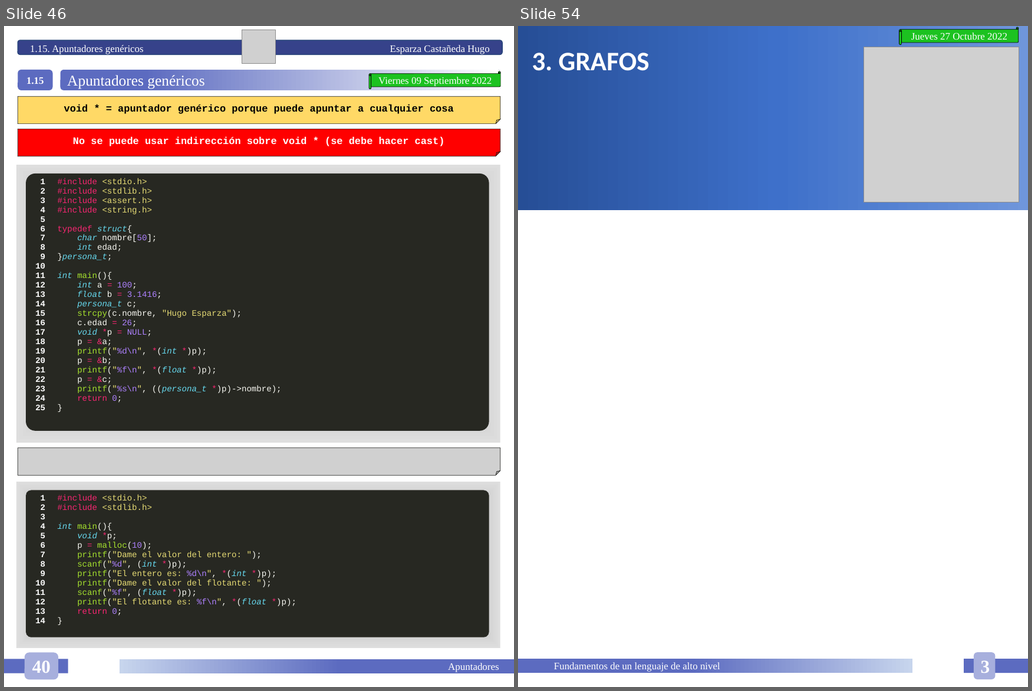
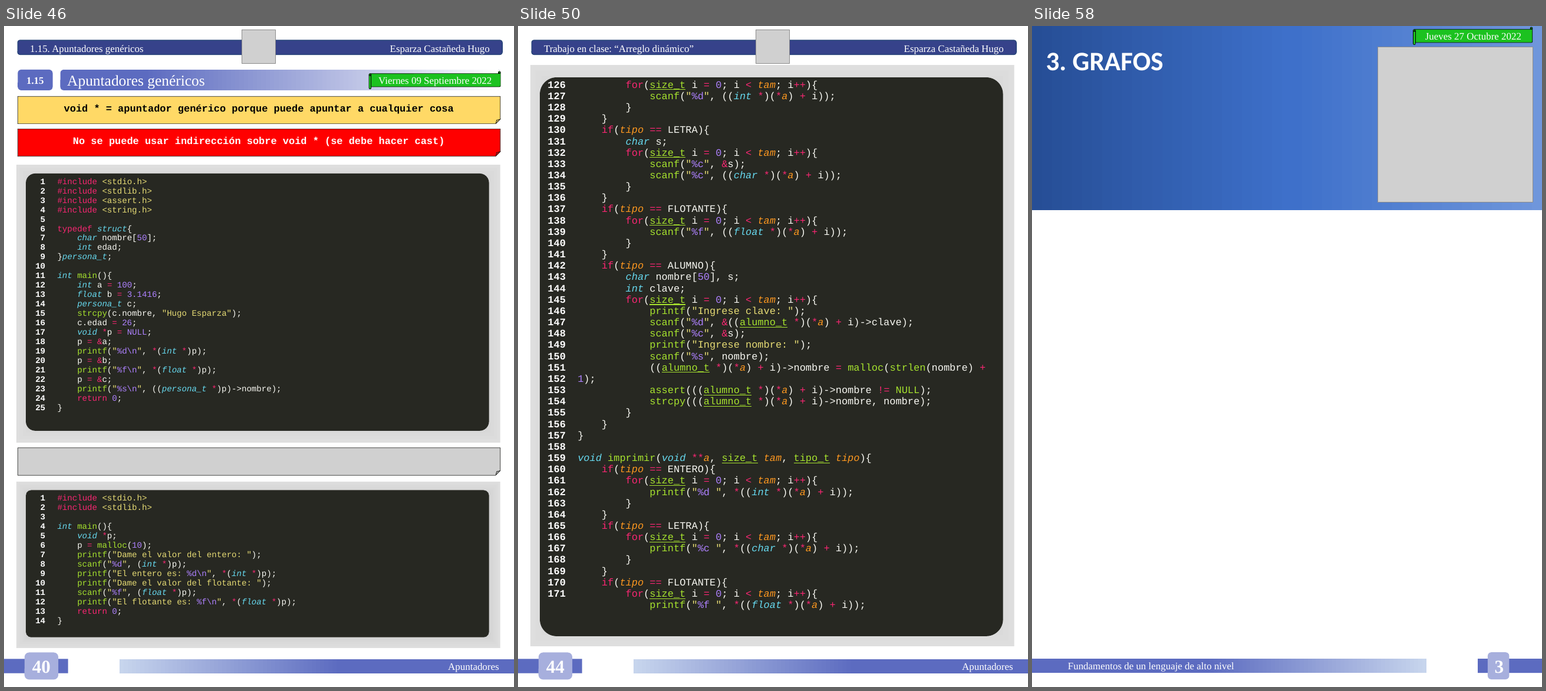
Before and after one commit to HugoEsparzaC/Libreta-Estructuras-II, a slide deck: Libreta Estructuras de Datos II.pptx. Shown side by side, each under a label of ours: slides 46 and 54 before the commit, slides 46, 50 and 58 after it; the slides between them are not shown. The pictures are 1032x691 and 1546x691 pixels, drawn with LibreOffice and Linux fonts; fonts in the diff are those of the drawing; grey boxes stand for pictures. Boxes give left, top, right and bottom in pixels: in the first picture for what was removed or moved away, otherwise in the second. Text is boxed around its words. In the diff, an @@ line names an element or a change of style, - is before the commit and + after.

Commit message:
Trabajo en clase: Arreglo dinamico

```diff
--- a/Libreta Estructuras de Datos II.pptx
+++ b/Libreta Estructuras de Datos II.pptx
@@ slide 50 added at (518,26,1028,687), background #FFFFFF @@
@@ rounded rectangle added at (532,40,1017,55), fill #36428A, outline #28457A 1 pt, 12 pt, text #FFFFFF @@
+Trabajo en clase: “Arreglo dinámico” Esparza Castañeda Hugo
@@ picture added at (756,30,790,63) @@
@@ rectangle added at (530,65,1015,646), fill gradient #7B7B7B to #BCBCBC to #DEDEDE to #FFFFFF @@
@@ rounded rectangle added at (540,77,1003,635), fill #272822 @@
@@ table added at (540,77,1003,635), 1 rows, 2 columns @@
+126 / 127 / 128 / 129 / 130 / 131 / 132 / 133 / 134 / 135 / 136 / 137 / 138 / 139 / 140 / 141 / 142 / 143 / 144 / 145 / 146 / 147 / 148 / 149 / 150 / 151 / 152 / 153 / 154 / 155 / 156 / 157 / 158 / 159 / 160 / 161 / 162 / 163 / 164 / 165 / 166 / 167 / 168 / 169 / 170 / 171 | for(size_t i = 0; i < tam; i++){ / scanf("%d", ((int *)(*a) + i)); / } / } / if(tipo == LETRA){ / char s; / for(size_t i = 0; i < tam; i++){ / scanf("%c", &s); / scanf("%c", ((char *)(*a) + i)); / } / } / if(tipo == FLOTANTE){ / for(size_t i = 0; i < tam; i++){ / scanf("%f", ((float *)(*a) + i)); / } / } / if(tipo == ALUMNO){ / char nombre[50], s; / int clave; / for(size_t i = 0; i < tam; i++){ / printf("Ingrese clave: "); / scanf("%d", &((alumno_t *)(*a) + i)->clave); / scanf("%c", &s); / printf("Ingrese nombre: "); / scanf("%s", nombre); / ((alumno_t *)(*a) + i)->nombre = malloc(strlen(nombre) + 1); / assert(((alumno_t *)(*a) + i)->nombre != NULL); / strcpy(((alumno_t *)(*a) + i)->nombre, nombre); / } / } / } / void imprimir(void **a, size_t tam, tipo_t tipo){ / if(tipo == ENTERO){ / for(size_t i = 0; i < tam; i++){ / printf("%d ", *((int *)(*a) + i)); / } / } / if(tipo == LETRA){ / for(size_t i = 0; i < tam; i++){ / printf("%c ", *((char *)(*a) + i)); / } / } / if(tipo == FLOTANTE){ / for(size_t i = 0; i < tam; i++){ / printf("%f ", *((float *)(*a) + i));
@@ rectangle added at (518,658,582,673), fill #5C6BC0 @@
@@ rounded rectangle added at (539,652,572,679), fill #A7AFDD, 22 pt, text #FFFFFF, bold @@
+44
@@ rectangle added at (634,659,1028,673), fill gradient #5C6BC0 to #C7D5ED, 12 pt, text #FFFFFF @@
+Apuntadores
@@ what was slide 54 is now slide 58 @@
```
Also in this commit, not shown: 10 slides changed, 4 other slides added, 1 slide removed, 1 other file.
